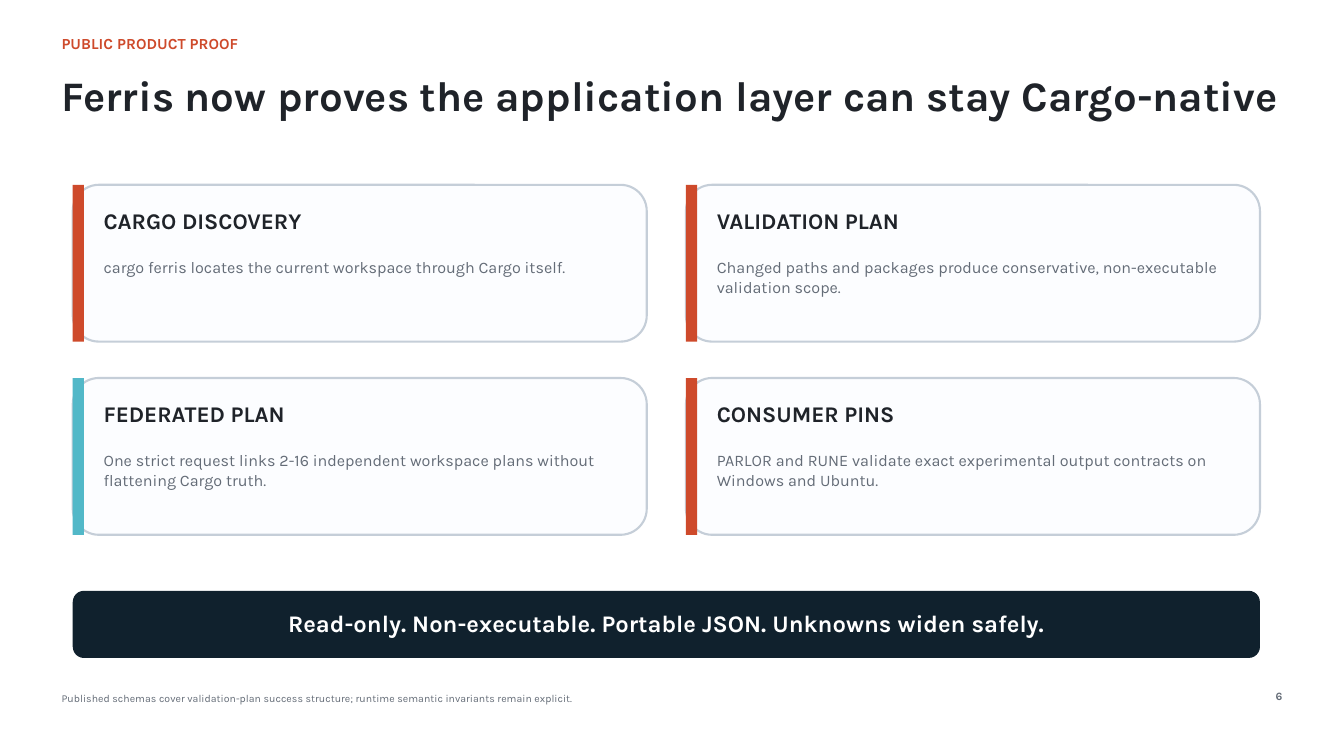
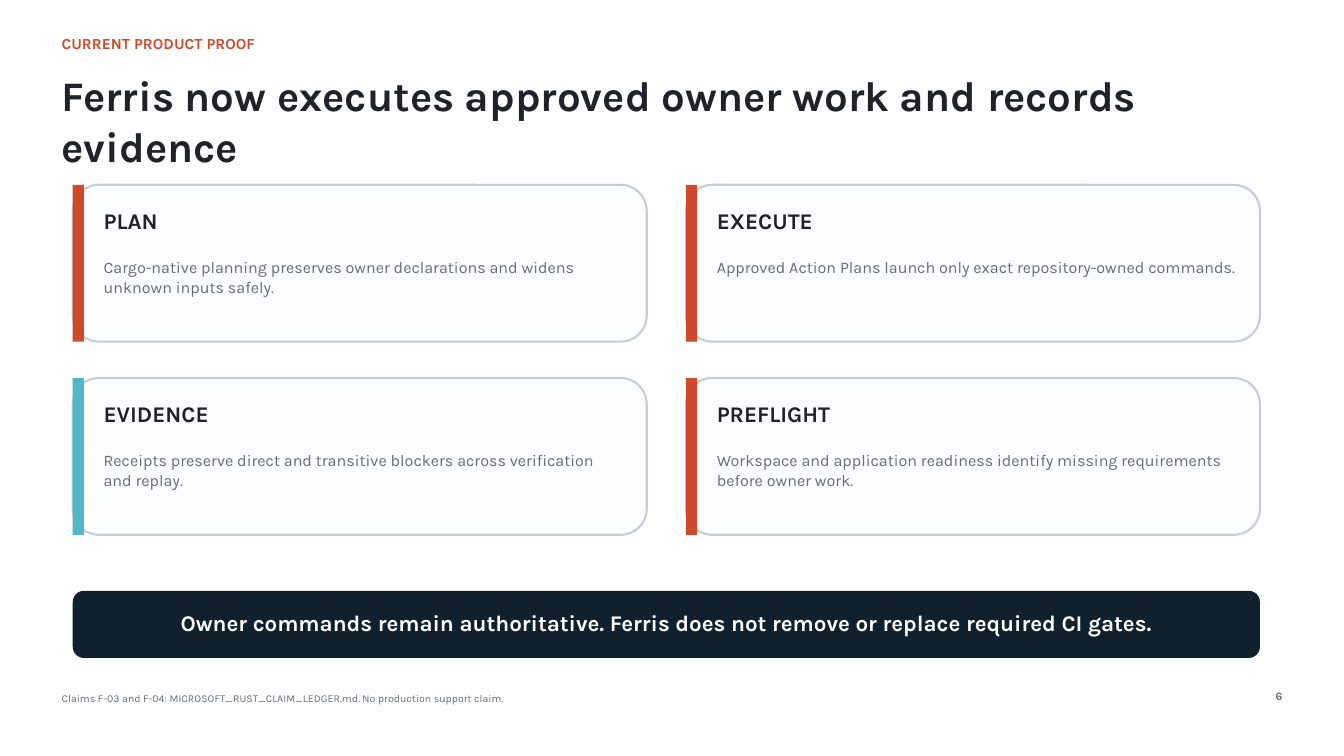
Before and after one commit to giodl73-repo/FERRIS, a slide deck: slide 6 of docs/leadership/MICROSOFT_RUST_INVESTMENT_DECK.pptx. Drawn at 1344x756 pixels with LibreOffice and Linux fonts; fonts in the diff are those of the drawing. Boxes give left, top, right and bottom in pixels: in the first picture for what was removed or moved away, otherwise in the second. Text is boxed around its words. In the diff, an @@ line names an element or a change of style, - is before the commit and + after.

Commit message:
feat: complete owner readiness and action plan preparation

```diff
--- a/docs/leadership/MICROSOFT_RUST_INVESTMENT_DECK.pptx
+++ b/docs/leadership/MICROSOFT_RUST_INVESTMENT_DECK.pptx
@@ text at (x1=62, y1=39, x2=255, y2=49): text changed @@
-PUBLIC PRODUCT PROOF
+CURRENT PRODUCT PROOF
@@ text at (x1=62, y1=81, x2=1136, y2=163): text changed @@
-Ferris now proves the application layer can stay Cargo-native
+Ferris now executes approved owner work and records evidence
@@ text at (x1=104, y1=214, x2=158, y2=229): text changed @@
-CARGO DISCOVERY
+PLAN
@@ text at (x1=717, y1=214, x2=813, y2=230): text changed @@
-VALIDATION PLAN
+EXECUTE
@@ text at (x1=104, y1=262, x2=574, y2=297): text changed @@
-cargo ferris locates the current workspace through Cargo itself.
+Cargo-native planning preserves owner declarations and widens unknown inputs safely.
@@ text at (x1=717, y1=262, x2=1235, y2=277): text changed @@
-Changed paths and packages produce conservative, non-executable validation scope.
+Approved Action Plans launch only exact repository-owned commands.
@@ text at (x1=104, y1=407, x2=209, y2=423): text changed @@
-FEDERATED PLAN
+EVIDENCE
@@ text at (x1=717, y1=407, x2=830, y2=423): text changed @@
-CONSUMER PINS
+PREFLIGHT
@@ text at (x1=104, y1=455, x2=594, y2=490): text changed @@
-One strict request links 2-16 independent workspace plans without flattening Cargo truth.
+Receipts preserve direct and transitive blockers across verification and replay.
@@ text at (x1=717, y1=455, x2=1221, y2=486): text changed @@
-PARLOR and RUNE validate exact experimental output contracts on Windows and Ubuntu.
+Workspace and application readiness identify missing requirements before owner work.
@@ text at (x1=181, y1=615, x2=1151, y2=637): text changed; size 17 to 16 pt @@
-Read-only. Non-executable. Portable JSON. Unknowns widen safely.
+Owner commands remain authoritative. Ferris does not remove or replace required CI gates.
@@ text at (x1=62, y1=695, x2=503, y2=705): text changed @@
-Published schemas cover validation-plan success structure; runtime semantic invariants remain explicit.
+Claims F-03 and F-04: MICROSOFT_RUST_CLAIM_LEDGER.md. No production support claim.
```
Also in this commit, not shown: 9 other slides changed, 1 slide added, 1 slide removed, 41 other files.
